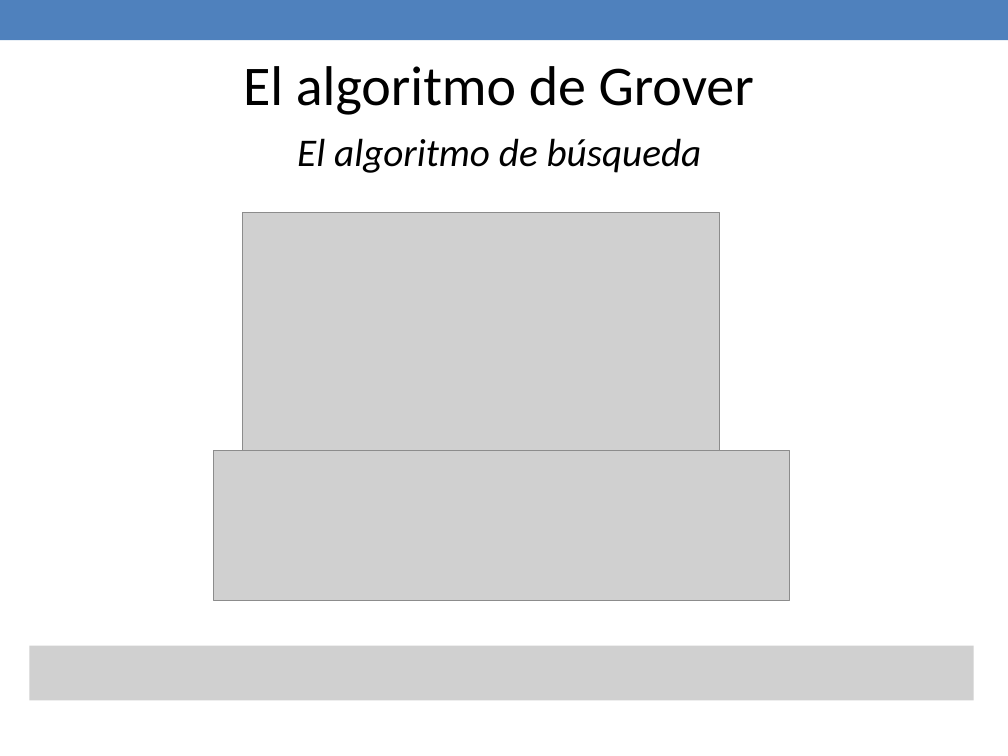
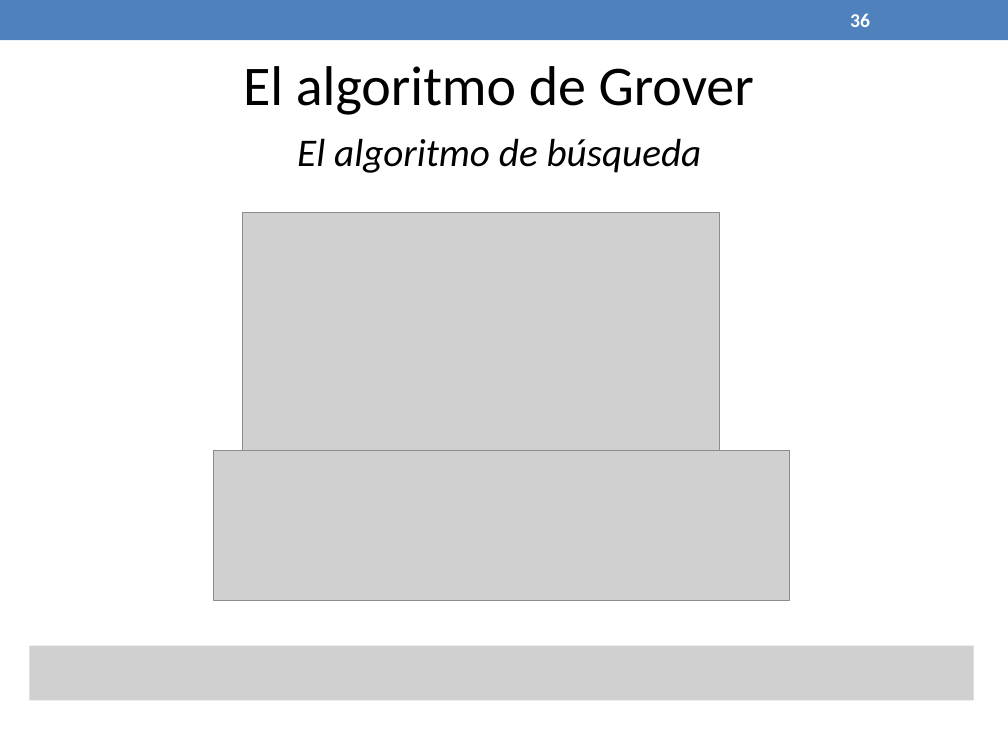
Before and after one commit to jaimecp89/qMIPS101, a slide deck: slide 36 of qMIPS/doc/Presentacion PFC.pptx. Drawn at 1008x756 pixels with LibreOffice and Linux fonts; fonts in the diff are those of the drawing; grey boxes stand for pictures. Boxes give left, top, right and bottom in pixels: in the first picture for what was removed or moved away, otherwise in the second. Text is boxed around its words. In the diff, an @@ line names an element or a change of style, - is before the commit and + after.

```diff
--- a/qMIPS/doc/Presentacion PFC.pptx
+++ b/qMIPS/doc/Presentacion PFC.pptx
@@ page number added at (850, 13, 870, 27), 14 pt, text #FFFFFF, bold @@
+36
```
Also in this commit, not shown: 9 other slides changed, 1 slide added, 1 slide removed.
